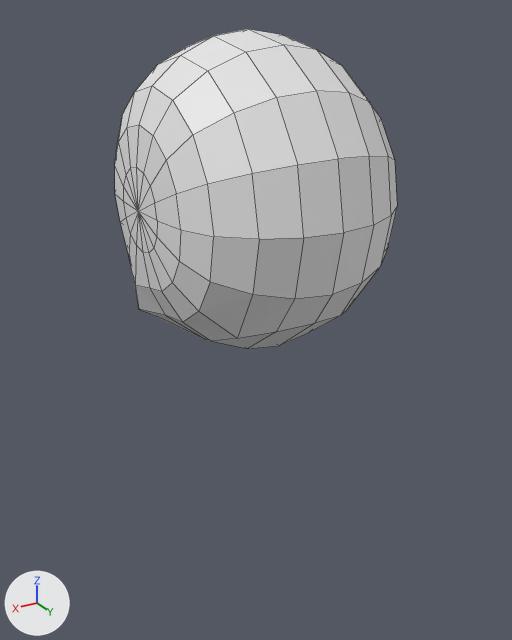
An edit to the Blender file 1-dominus-megazord/hello-world.blend, drawn before and after from the same camera.
Both versions are drawn from a camera (50 mm lens) standing at (0.801, 1.372, 2.422) and looking at (-0.008, 0.022, 1.747). Lighting does not change. The marker at lower left points along +X, +Y and +Z. Mesh edges are drawn as thin lines.
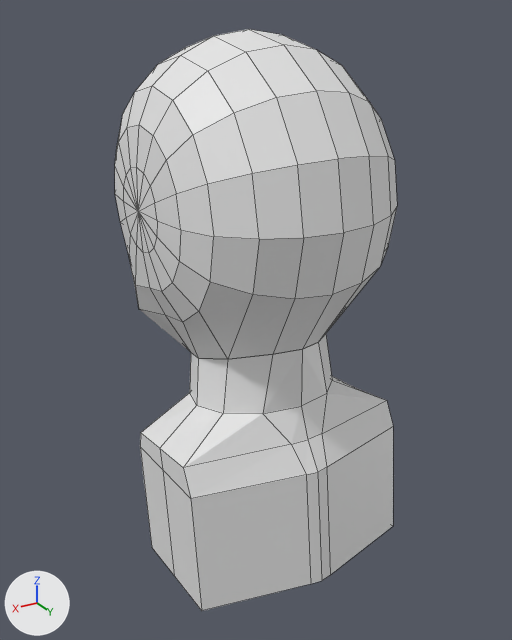
Location of each change, [x1, y1, x2, y2] in pixels of the pictures (512 x 640 px):
'Sphere', reshaped (82% taller)
    before: [115, 29, 397, 349]
    after: [115, 29, 397, 611]
part 1 of me_sphere_004, built on
    before: [140, 267, 380, 349]
    after: [140, 268, 393, 611]

What the commit changed:
me_sphere_004 is used by ob_sphere; location (0.0, 0.0, 2.073); scale (0.312, 0.312, 0.312).
me_sphere_004 had 97 vertices, 96 faces and spanned x 0.0..0.86, y -1.1..1.13, z -1.38..1.03.
me_sphere_004 now has 145 vertices, 144 faces and spans x 0.0..0.9, y -1.1..1.13, z -2.98..1.03.
Part 1, on me_sphere_004:
6 vertices are removed from x 0.0..0.45, y -0.1..0.87, z -1.16..-0.76.
12 faces are deleted.
3 vertices move from x 0.26..0.52, y -0.03..0.81, z -1.14..-0.79 to x 0.19..0.51, y -0.39..0.66, z -1.38..-1.04.
49 vertices are added at x 0.0..0.9, y -0.51..0.98, z -2.98..-1.01.
5 new vertices lie (0.0, 0.1, -0.92) away from vertices in x 0.0..0.9, y -0.32..0.98, z -2.03..-1.89.
60 new faces join them.
